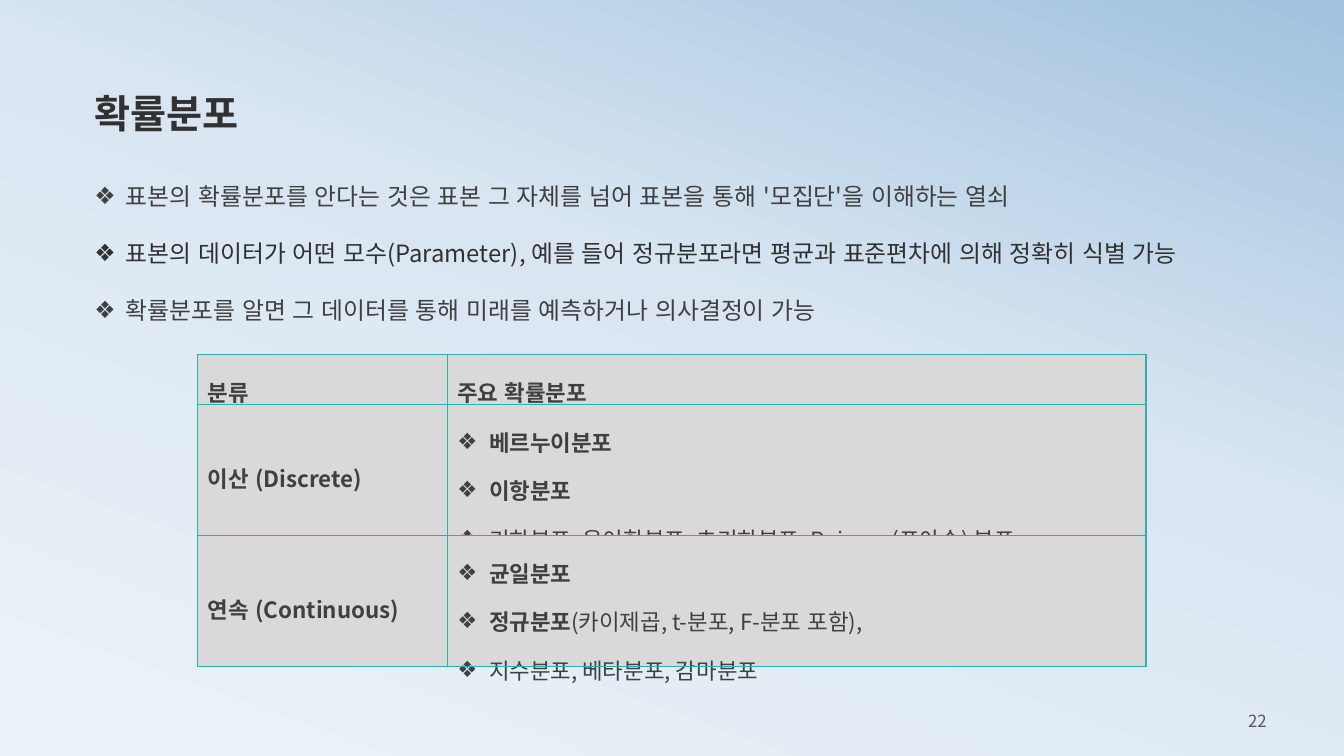
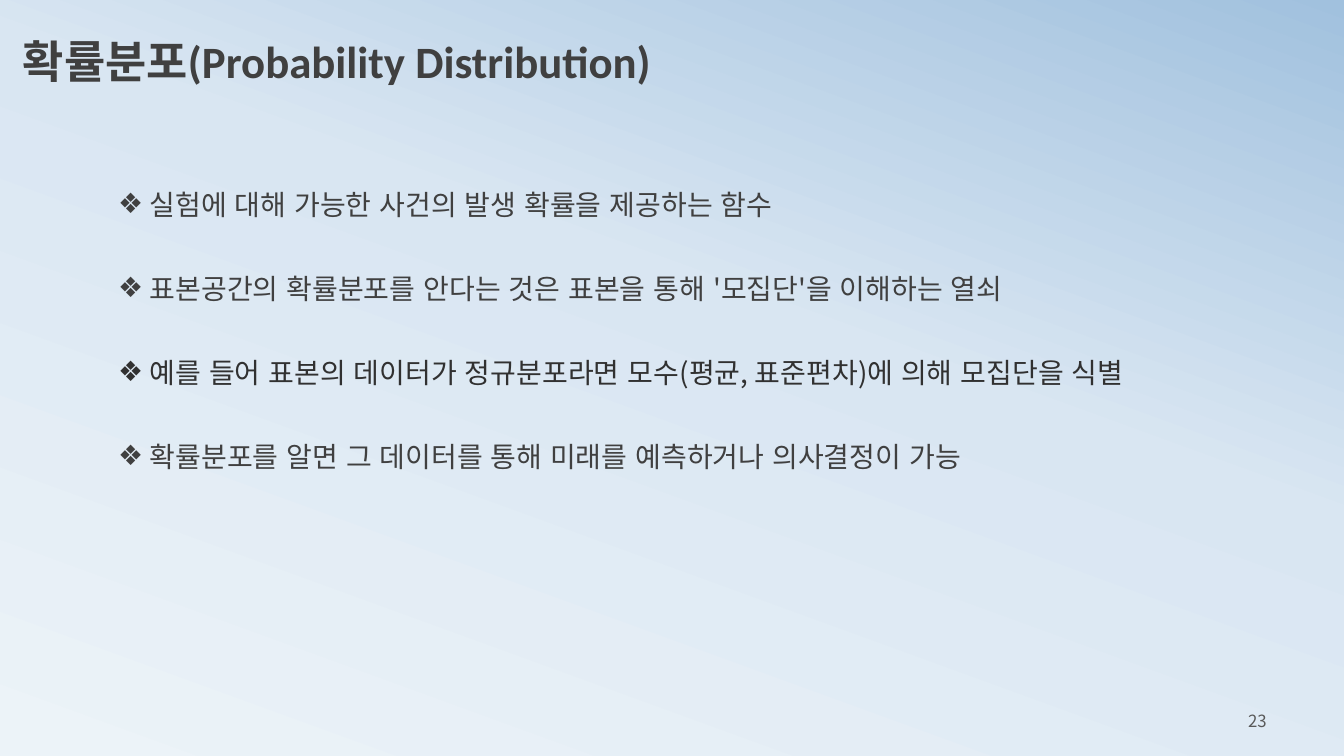
Before and after one commit to ancestor9/mathematics-for-machine-learning, a slide deck: slide 23 of 3_probability theory for machine learning.pptx (slide 22 before the commit). Drawn at 1344x756 pixels with LibreOffice and Linux fonts; fonts in the diff are those of the drawing. Boxes give left, top, right and bottom in pixels: in the first picture for what was removed or moved away, otherwise in the second. Text is boxed around its words. In the diff, an @@ line names an element or a change of style, - is before the commit and + after.

```diff
--- a/3_probability theory for machine learning.pptx
+++ b/3_probability theory for machine learning.pptx
@@ text at [23, 40, 650, 85]: text changed; size 28 to 32 pt; font Lato to Calibri; text colour #313131 to #404040 @@
-확률분포
+확률분포(Probability Distribution)
@@ text "실험에 대해 가능한 사건의 발생 ...": place and size @@
-text "실험에 대해 가능한 사건의 발생 ..." at [126, 185, 1177, 321]
+text "실험에 대해 가능한 사건의 발생 ..." at [150, 191, 1124, 469]
@@ text at [150, 191, 1124, 389]: text changed; size 17 to 20 pt; text colour #313131 to #404040 @@
-❖ 표본의 확률분포를 안다는 것은 표본 그 자체를 넘어 표본을 통해 '모집단'을 이해하는 열쇠
-❖ 표본의 데이터가 어떤 모수(Parameter), 예를 들어 정규분포라면 평균과 표준편차에 의해 정확히 식별 가능
+❖ 실험에 대해 가능한 사건의 발생 확률을 제공하는 함수
+❖ 표본공간의 확률분포를 안다는 것은 표본을 통해 '모집단'을 이해하는 열쇠
+❖ 예를 들어 표본의 데이터가 정규분포라면 모수(평균, 표준편차)에 의해 모집단을 식별
@@ table removed at [198, 354, 1146, 687], 3 rows, 2 columns @@
-분류 | 주요 확률분포
-이산 (Discrete) | 베르누이분포 / 이항분포 / 기하분포, 음이항분포, 초기하분포, Poisson(포아송) 분포,
-연속 (Continuous) | 균일분포 / 정규분포(카이제곱, t-분포, F-분포 포함), / 지수분포, 베타분포, 감마분포
@@ text at [150, 443, 961, 469]: size 17 to 20 pt in "확률분포를 알면 그 데이터를 통해 미래를 예측하거나 ..."; line spacing 2 to 2.5 @@
@@ page number at [1248, 714, 1267, 727]: text changed @@
-22
+23
```
Also in this commit, not shown: 14 other slides changed, 6 slides added, 4 slides removed.
